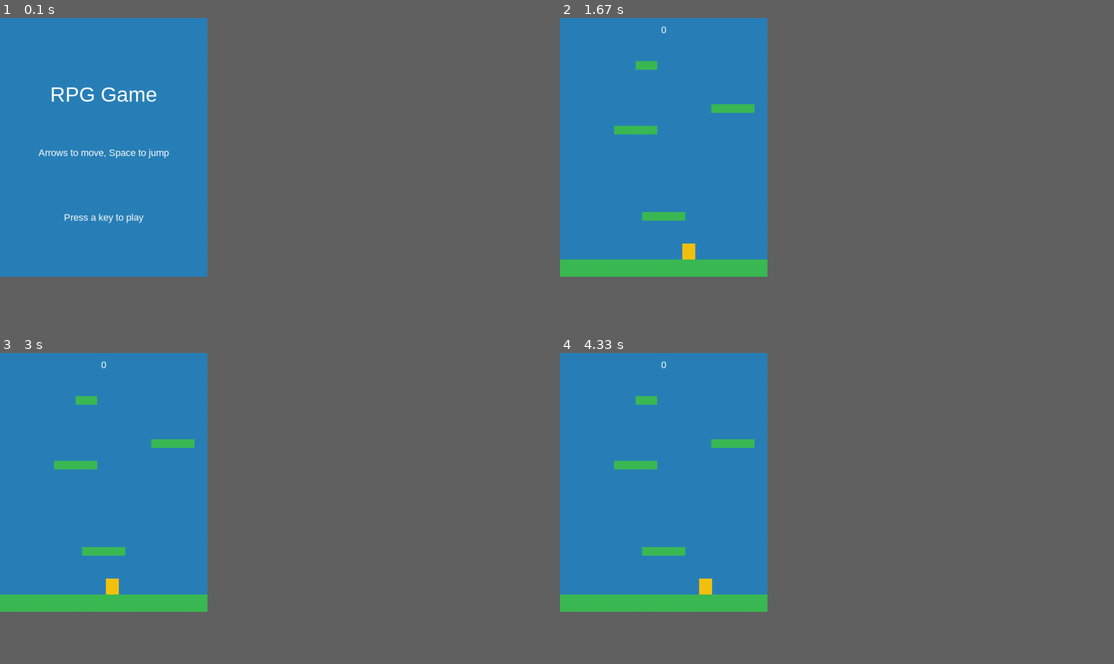
Above: before the commit, frames 1-4 (two rows, left to right).
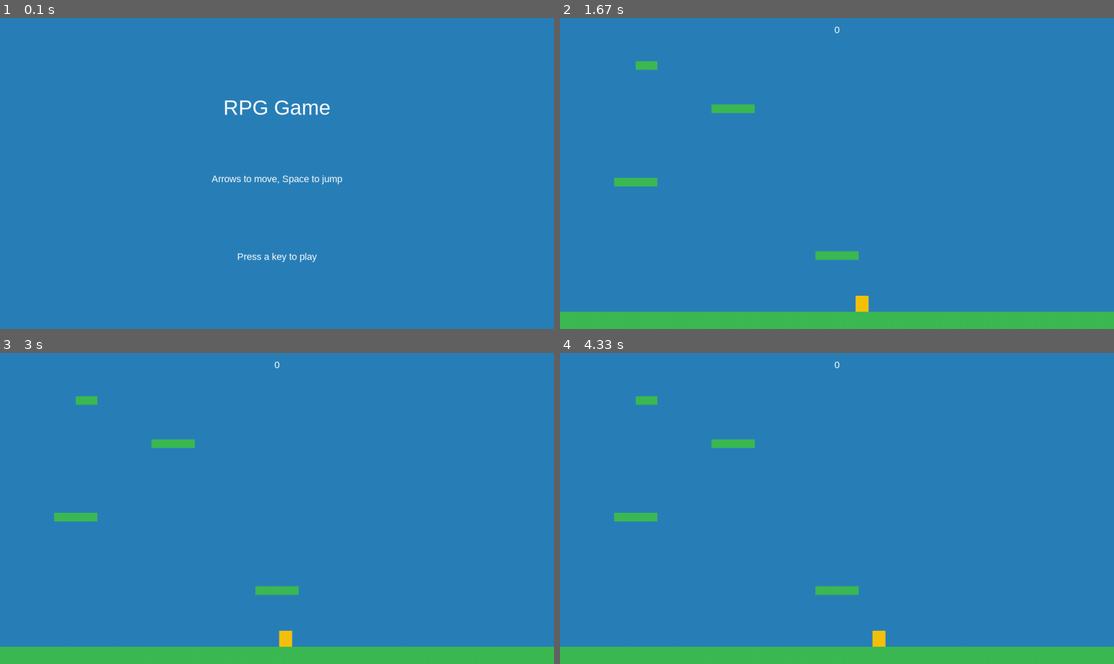
Above: after the commit, the same moments.

Repository: akeyi2018/py-game
Game: pygame game, started from simple_game.py
Same seed, same stepped clock (60 frames per second), same inputs: the game is played once before the commit and once after it.
Inputs:
- Up to frame 1 (0.1 s): no input
- Up to frame 2 (1.67 s): hold Right 0.33-0.8 s; hold Right 0.83-1.3 s; hold Left from 1.33 s (still down)
- Up to frame 3 (3 s): release Left at 1.87 s; hold Left 1.9-2.3 s; hold Right 2.33-2.97 s
- Up to frame 4 (4.33 s): hold Left 3-3.47 s; hold Right 3.5-3.97 s; hold Right from 4 s (still down)
In our replay, the window is 337x421 before the commit and 900x506 after it. These sizes can differ from the game's own. Grey fills any space a smaller window leaves; there, only what the larger window draws over its background counts as a difference.

The runs differ from the first frame. In frame 1, 1.5% of the frame differs, in the area x 6-62%, y 22-79%; in frame 2, 8.8%, in the area x 0-100%, y 2-100%; in frame 3, 8.8%; in frame 4, 8.8%.

Commit message:
vector修正

Diff:
--- a/base_main.py
+++ b/base_main.py
@@ -1,5 +1,6 @@
 import pygame as pg
 from settings import *
+from player import Player
 
 class game:
     def __init__(self):
@@ -8,14 +9,19 @@
         # screen
         self.screen = pg.display.set_mode((WIDTH, HEIGHT))
         # title
-        pg.display.set_caption('Game Title')
+        pg.display.set_caption(TITLE)
         # clock
         self.clock = pg.time.Clock()
         self.running = True
+        # group
+        self.all_sprites = pg.sprite.Group()
+
+        # sprites
+        self.player = Player((400,300), self.all_sprites)
 
     def run(self):
         """ゲームループ"""
-        self.clock.tick(30)
+        dt = self.clock.tick(FPS) / 1000
 
         while self.running:
             # イベント処理
@@ -23,7 +29,14 @@
                 if event.type == pg.QUIT:
                     self.running = False
 
-            pg.display.update()
+            # update
+            self.all_sprites.update(dt)
+
+            # draw
+            self.screen.fill('black')
+            self.all_sprites.draw(self.screen)
+
+            pg.display.flip()
 
         pg.quit()
 
--- /dev/null
+++ b/player.py
@@ -0,0 +1,32 @@
+from settings import *
+import pygame as pg
+from os.path import join
+
+class Player(pg.sprite.Sprite):
+    def __init__(self, pos, groups):
+        super().__init__(groups)
+        self.image = pg.image.load(join('./img','F1.png')).convert_alpha()
+        # get_frectでないとバグがある
+        self.rect = self.image.get_frect(center = pos)
+
+        # movement
+        self.direction = pg.Vector2(0,0)
+        self.speed = 10
+        # self.moving = False  # 移動中かどうかを追跡
+
+    def input(self):
+        keys = pg.key.get_pressed()
+        # キーが押されたときだけ移動
+        self.direction.x = int(keys[pg.K_RIGHT]) - int(keys[pg.K_LEFT])
+        self.direction.y = int(keys[pg.K_DOWN]) - int(keys[pg.K_UP])
+
+        self.direction = self.direction.normalize() if self.direction else self.direction
+
+    def move(self, dt):
+        # directionに基づいて移動
+        self.rect.center += self.direction * self.speed * dt
+
+
+    def update(self, dt):
+        self.input()
+        self.move(dt)
--- a/settings.py
+++ b/settings.py
@@ -1,8 +1,8 @@
 
 # game options/settings
 TITLE = "RPG Game"
-WIDTH = 480
-HEIGHT = 600
+WIDTH = 1280
+HEIGHT = 720
 FPS = 60
 FONT_NAME = 'arial'
 
